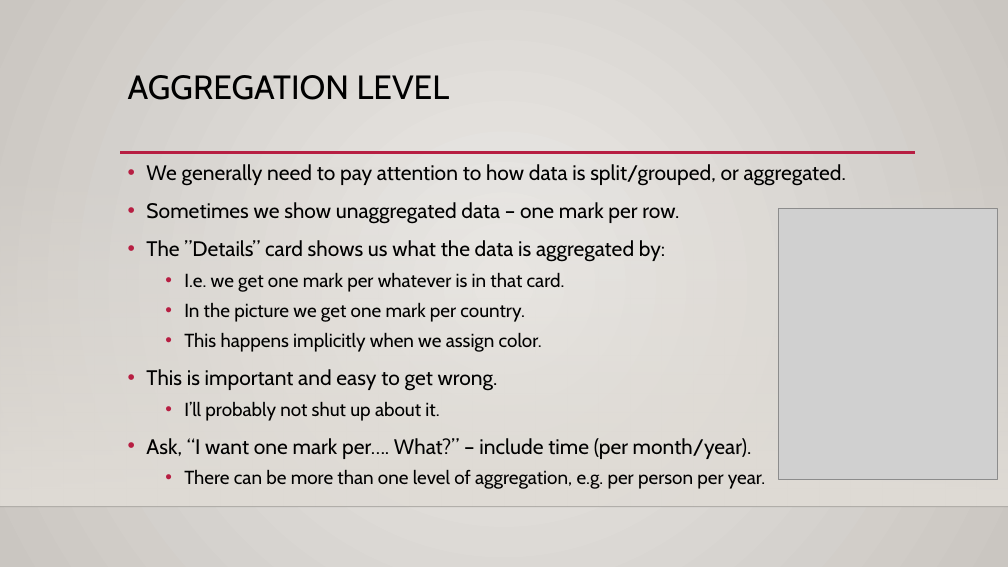
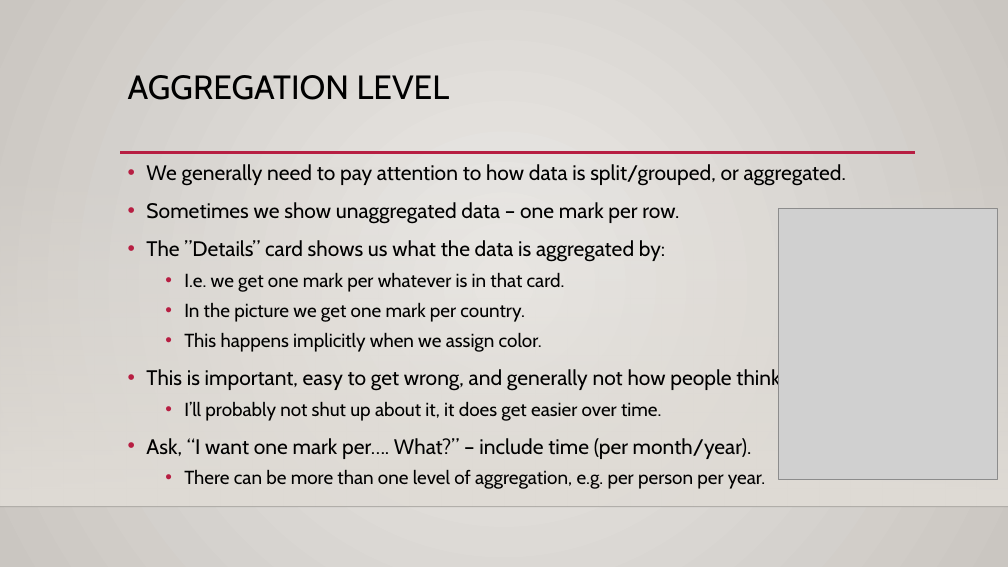
Before and after one commit to AkeemSemper/ml_datasets, a slide deck: slide 20 of slides/chapter_5.pptx (slide 18 before the commit). Drawn at 1008x567 pixels with LibreOffice and Linux fonts; fonts in the diff are those of the drawing; grey boxes stand for pictures; background and template pictures are left out. Boxes give left, top, right and bottom in pixels: in the first picture for what was removed or moved away, otherwise in the second. Text is boxed around its words. In the diff, an @@ line names an element or a change of style, - is before the commit and + after.

```diff
--- a/slides/chapter_5.pptx
+++ b/slides/chapter_5.pptx
@@ text at <box>146,367,784,421</box>: text changed @@
-• This is important and easy to get wrong.
-  • I’ll probably not shut up about it.
+• This is important, easy to get wrong, and generally not how people think.
+  • I’ll probably not shut up about it, it does get easier over time.
```
Also in this commit, not shown: 14 other slides changed, 2 slides added, 1 slide removed.
